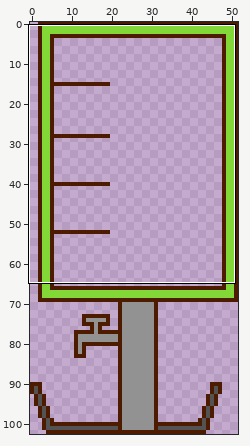
A sprite sheet gets an edit: Mizukara/Mizukara/Images/GreenM.png. Above, an overview of the earlier version with the close-up marked.
Close-up. Earlier state:
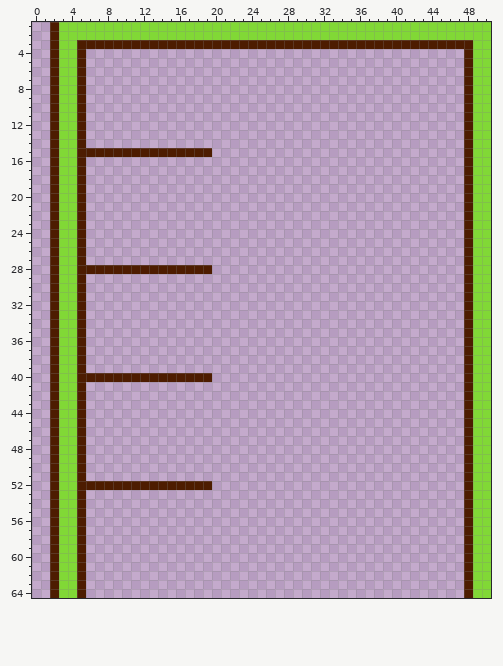
The file is 52x103 pixels. Shown: x 0..50, y 1..64.
Once edited:
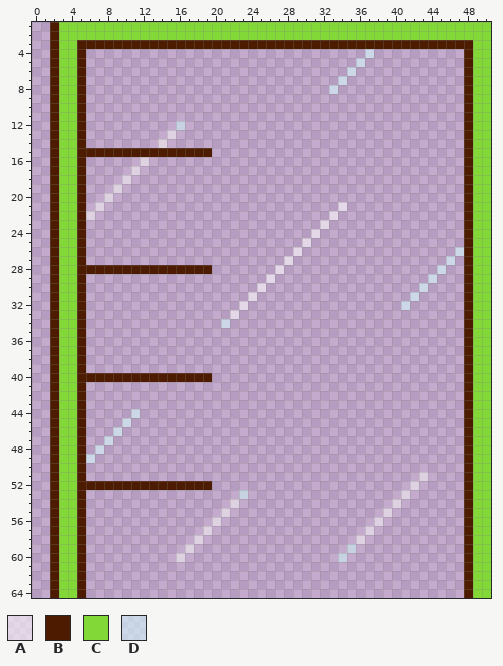
Palette (. is transparent): A #ffffff8b  B #4d1c00  C #81d836  D #d3feff8b
From old to new:
y 4: x 37 . -> D
y 5: x 36 . -> D
y 6: x 35 . -> D
y 7: x 34 . -> D
y 8: x 33 . -> D
y 12: x 16 . -> D
y 13: x 15 . -> A
y 14: x 14 . -> A
y 16: x 12 . -> A
y 17: x 11 . -> A
y 18: x 10 . -> A
y 19: x 9 . -> A
y 20: x 8 . -> A
y 21: x 7 . -> A; x 34 . -> A
y 22: x 6 . -> A; x 33 . -> A
y 23: x 32 . -> A
y 24: x 31 . -> A
y 25: x 30 . -> A
y 26: x 29 . -> A; x 47 . -> D
y 27: x 28 . -> A; x 46 . -> D
y 28: x 27 . -> A; x 45 . -> D
y 29: x 26 . -> A; x 44 . -> D
y 30: x 25 . -> A; x 43 . -> D
y 31: x 24 . -> A; x 42 . -> D
y 32: x 23 . -> A; x 41 . -> D
y 33: x 22 . -> A
y 34: x 21 . -> D
y 44: x 11 . -> D
y 45: x 10 . -> D
y 46: x 9 . -> D
y 47: x 8 . -> D
y 48: x 7 . -> D
y 49: x 6 . -> D
y 51: x 43 . -> A
y 52: x 42 . -> A
y 53: x 23 . -> D; x 41 . -> A
y 54: x 22 . -> A; x 40 . -> A
y 55: x 21 . -> A; x 39 . -> A
y 56: x 20 . -> A; x 38 . -> A
y 57: x 19 . -> A; x 37 . -> A
y 58: x 18 . -> A; x 36 . -> A
y 59: x 17 . -> A; x 35 . -> D
y 60: x 16 . -> A; x 34 . -> D
Boxes around the changes in both close-ups, in picture pixels (x1, y1, x2, y2):
added: (329, 49, 374, 94)
added: (86, 121, 185, 220)
added: (221, 202, 347, 328)
added: (401, 247, 464, 310)
added: (86, 409, 140, 463)
added: (338, 472, 428, 562)
added: (176, 490, 248, 562)
